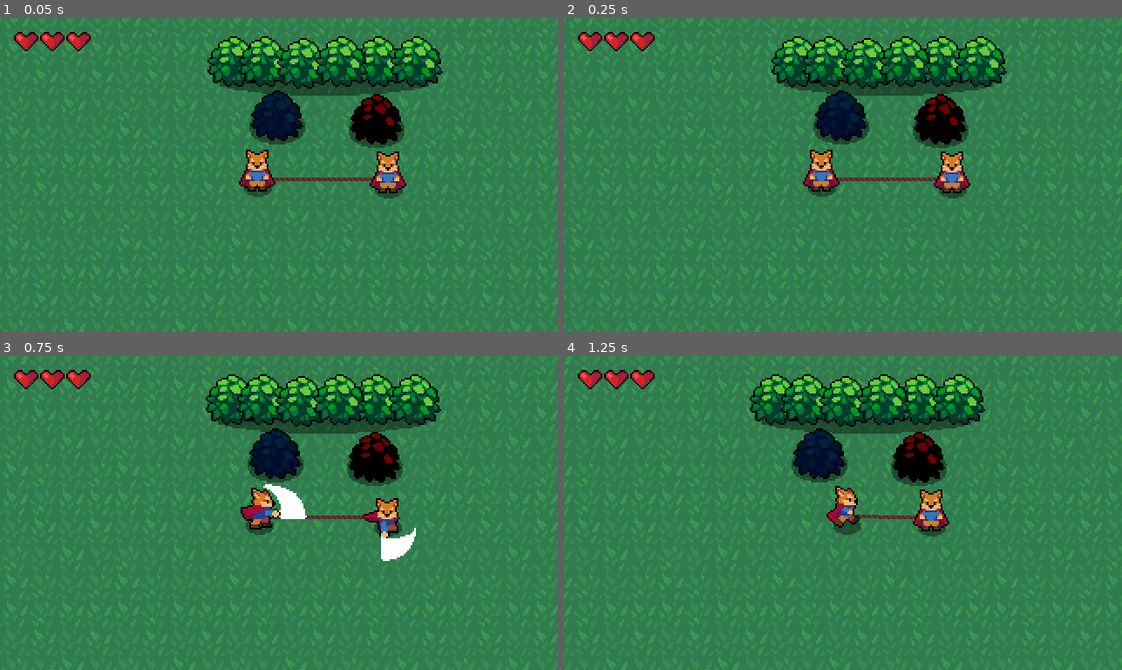
Above: before the commit, frames 1-4 (two rows, left to right).
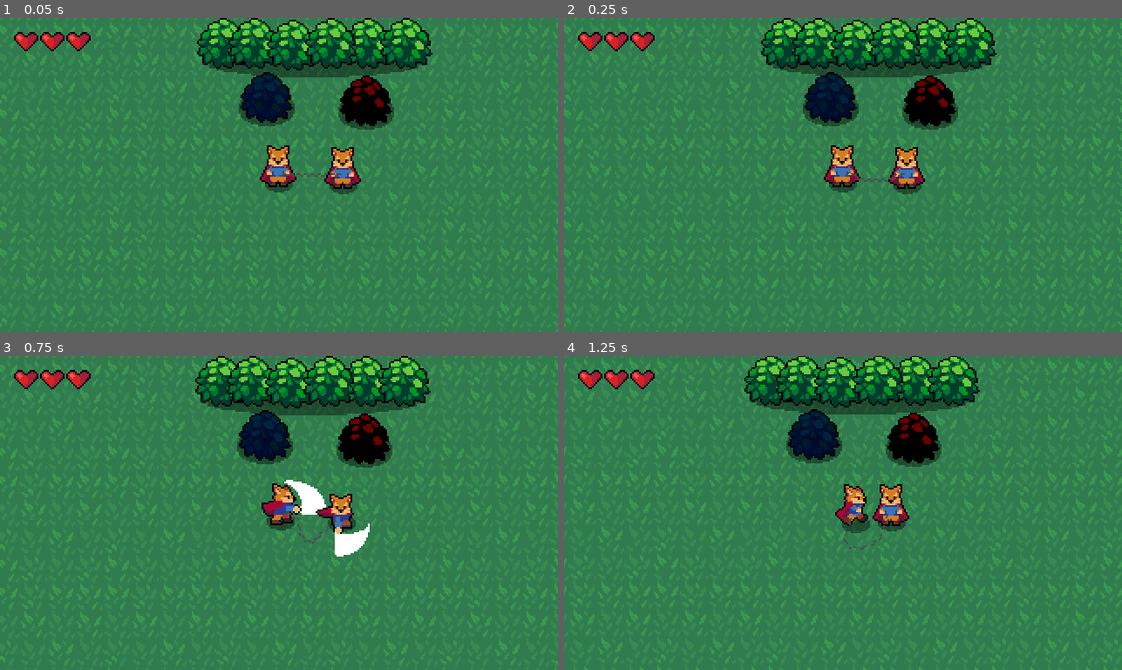
Above: after the commit, the same moments.

Repository: CaelRowley/gmtk-game-jam-2021
Game: Godot game, scene res://World.tscn
Same seed, same stepped clock (60 frames per second), same inputs: the game is played once before the commit and once after it.
Inputs (mouse positions are in pixels of both pictures, inside the frame that each line leads up to):
- Up to frame 1 (0.05 s): no input
- Up to frame 2 (0.25 s): no input
- Up to frame 3 (0.75 s): tap Enter at 0.5 s; move the mouse to (401, 497) at 0.52 s; hold D (ui_right) from 0.53 s (still down); click (401, 497) at 0.6 s
- Up to frame 4 (1.25 s): keep holding D (ui_right)

The runs differ from the first frame. In frame 1, 22% of the frame differs, in the area x 0-100%, y 0-100%; in frame 2, 22%; in frame 3, 23%; in frame 4, 23%.

Commit message:
feat: update joined players chain

Diff:
--- a/src/Level1.tscn
+++ b/src/Level1.tscn
@@ -6,9 +6,7 @@
 [ext_resource path="res://Music and Sounds/BackgroundSong.wav" type="AudioStream" id=4]
 [ext_resource path="res://UI/HealthUI.tscn" type="PackedScene" id=5]
 [ext_resource path="res://World/Barrier.tscn" type="PackedScene" id=6]
-[ext_resource path="res://Player/Rope.tscn" type="PackedScene" id=7]
-[ext_resource path="res://Player/Player2.tscn" type="PackedScene" id=8]
-[ext_resource path="res://Player/Player.tscn" type="PackedScene" id=9]
+[ext_resource path="res://Player/JoinedPlayers.tscn" type="PackedScene" id=7]
 [ext_resource path="res://World/Tree.tscn" type="PackedScene" id=10]
 
 [sub_resource type="TileSet" id=1]
@@ -485,18 +483,6 @@
 } ]
 0/z_index = 0
 
-[sub_resource type="SegmentShape2D" id=50]
-a = Vector2( 2.99997, -9.00001 )
-b = Vector2( 11, -3.62396e-05 )
-
-[sub_resource type="SegmentShape2D" id=51]
-a = Vector2( -13, 10 )
-b = Vector2( -2.99996, 10 )
-
-[sub_resource type="SegmentShape2D" id=52]
-a = Vector2( 10, -3.62396e-05 )
-b = Vector2( 3.00003, 8.99999 )
-
 [node name="World" type="Node2D"]
 position = Vector2( 5.25, 42.5 )
 
@@ -525,6 +511,9 @@
 [node name="YSort" type="YSort" parent="."]
 position = Vector2( 177, 253 )
 
+[node name="JoinedPlayers" parent="YSort" instance=ExtResource( 7 )]
+position = Vector2( 249.75, 163.5 )
+
 [node name="Barrier" parent="YSort" instance=ExtResource( 6 )]
 position = Vector2( 266.852, 2.80679 )
 
@@ -539,123 +528,6 @@
 
 [node name="CollisionShape2D" parent="YSort/Barrier/Player2Goal/Area2D" index="0"]
 position = Vector2( -23.6088, -2.10913 )
-
-[node name="Player1" parent="YSort" instance=ExtResource( 9 )]
-position = Vector2( 233.856, 156.653 )
-
-[node name="Camera2D" type="Camera2D" parent="YSort/Player1"]
-position = Vector2( 11.7852, -5.43303 )
-current = true
-smoothing_enabled = true
-
-[node name="PinJoint1" type="PinJoint2D" parent="YSort"]
-position = Vector2( 233.856, 153.653 )
-node_a = NodePath("../Player1")
-node_b = NodePath("../Rope1")
-bias = 0.5
-softness = 8.0
-
-[node name="Rope1" parent="YSort" instance=ExtResource( 7 )]
-position = Vector2( 240.856, 153.653 )
-rotation = 1.5708
-gravity_scale = 0.0
-
-[node name="StaticBody2D" type="StaticBody2D" parent="YSort/Rope1"]
-collision_layer = 64
-collision_mask = 64
-
-[node name="CollisionShape2D" type="CollisionShape2D" parent="YSort/Rope1/StaticBody2D"]
-position = Vector2( -12.9999, 21 )
-shape = SubResource( 50 )
-
-[node name="CollisionShape2D2" type="CollisionShape2D" parent="YSort/Rope1/StaticBody2D"]
-position = Vector2( 11, 11 )
-shape = SubResource( 51 )
-
-[node name="CollisionShape2D3" type="CollisionShape2D" parent="YSort/Rope1/StaticBody2D"]
-position = Vector2( 5.00004, 12 )
-shape = SubResource( 52 )
-
-[node name="PinJoint2" type="PinJoint2D" parent="YSort"]
-position = Vector2( 248.856, 153.653 )
-rotation = 1.5708
-node_a = NodePath("../Rope1")
-node_b = NodePath("../Rope2")
-bias = 0.5
-softness = 8.0
-
-[node name="Rope2" parent="YSort" instance=ExtResource( 7 )]
-position = Vector2( 255.856, 153.653 )
-rotation = 1.5708
-gravity_scale = 0.0
-
-[node name="PinJoint3" type="PinJoint2D" parent="YSort"]
-position = Vector2( 263.856, 153.653 )
-rotation = -3.14159
-node_a = NodePath("../Rope2")
-node_b = NodePath("../Rope3")
-bias = 0.5
-softness = 8.0
-
-[node name="Rope3" parent="YSort" instance=ExtResource( 7 )]
-position = Vector2( 270.856, 153.653 )
-rotation = 1.5708
-gravity_scale = 0.0
-
-[node name="PinJoint4" type="PinJoint2D" parent="YSort"]
-position = Vector2( 278.856, 153.653 )
-rotation = 3.01992e-07
-node_a = NodePath("../Rope3")
-node_b = NodePath("../Rope4")
-bias = 0.5
-softness = 8.0
-
-[node name="Rope4" parent="YSort" instance=ExtResource( 7 )]
-position = Vector2( 285.856, 153.653 )
-rotation = 1.5708
-gravity_scale = 0.0
-
-[node name="PinJoint5" type="PinJoint2D" parent="YSort"]
-position = Vector2( 293.856, 153.653 )
-rotation = 6.03983e-07
-node_a = NodePath("../Rope4")
-node_b = NodePath("../Rope5")
-bias = 0.5
-softness = 8.0
-
-[node name="Rope5" parent="YSort" instance=ExtResource( 7 )]
-position = Vector2( 300.856, 153.653 )
-rotation = 1.5708
-gravity_scale = 0.0
-
-[node name="StaticBody2D2" type="StaticBody2D" parent="YSort/Rope5"]
-position = Vector2( 6, -3.05176e-05 )
-rotation = 3.14159
-collision_layer = 128
-collision_mask = 128
-
-[node name="CollisionShape2D" type="CollisionShape2D" parent="YSort/Rope5/StaticBody2D2"]
-position = Vector2( -12.9999, 21 )
-shape = SubResource( 50 )
-
-[node name="CollisionShape2D2" type="CollisionShape2D" parent="YSort/Rope5/StaticBody2D2"]
-position = Vector2( 11, 11 )
-shape = SubResource( 51 )
-
-[node name="CollisionShape2D3" type="CollisionShape2D" parent="YSort/Rope5/StaticBody2D2"]
-position = Vector2( 5.00004, 12 )
-shape = SubResource( 52 )
-
-[node name="PinJoint6" type="PinJoint2D" parent="YSort"]
-position = Vector2( 308.856, 153.653 )
-rotation = 1.20797e-06
-node_a = NodePath("../Rope5")
-node_b = NodePath("../Player2")
-bias = 0.5
-softness = 8.0
-
-[node name="Player2" parent="YSort" instance=ExtResource( 8 )]
-position = Vector2( 308.856, 157.653 )
 
 [node name="Tree" parent="YSort" instance=ExtResource( 10 )]
 position = Vector2( 271.359, 126.674 )
--- /dev/null
+++ b/src/Player/Chain.tscn
@@ -0,0 +1,15 @@
+[gd_scene load_steps=3 format=2]
+
+[ext_resource path="res://Player/Chain.png" type="Texture" id=1]
+
+[sub_resource type="CapsuleShape2D" id=1]
+radius = 1.0
+height = 2.0
+
+[node name="RigidBody2D" type="RigidBody2D"]
+
+[node name="Sprite" type="Sprite" parent="."]
+texture = ExtResource( 1 )
+
+[node name="CollisionShape2D" type="CollisionShape2D" parent="."]
+shape = SubResource( 1 )
--- a/src/Player/JoinedPlayers.tscn
+++ b/src/Player/JoinedPlayers.tscn
@@ -3,7 +3,7 @@
 [ext_resource path="res://Player/Player.tscn" type="PackedScene" id=1]
 [ext_resource path="res://Player/Player2.tscn" type="PackedScene" id=2]
 [ext_resource path="res://Player/JoinedPlayers.gd" type="Script" id=3]
-[ext_resource path="res://Player/Rope.tscn" type="PackedScene" id=10]
+[ext_resource path="res://Player/Chain.tscn" type="PackedScene" id=4]
 
 [sub_resource type="SegmentShape2D" id=1]
 a = Vector2( 2.99997, -9.00001 )
@@ -22,111 +22,161 @@
 
 [node name="Player1" parent="." instance=ExtResource( 1 )]
 
+[node name="Camera2D" type="Camera2D" parent="Player1"]
+position = Vector2( 0, -3 )
+current = true
+smoothing_enabled = true
+
+[node name="Player2" parent="." instance=ExtResource( 2 )]
+position = Vector2( 37, 1 )
+
 [node name="PinJoint1" type="PinJoint2D" parent="."]
 position = Vector2( 0, -3 )
 node_a = NodePath("../Player1")
-node_b = NodePath("../Rope1")
+node_b = NodePath("../Chain1")
 bias = 0.5
 softness = 8.0
 
-[node name="Rope1" parent="." instance=ExtResource( 10 )]
-position = Vector2( 7, -3 )
+[node name="Chain1" parent="." instance=ExtResource( 4 )]
+position = Vector2( 2, -3 )
 rotation = 1.5708
-gravity_scale = 0.0
 
-[node name="StaticBody2D" type="StaticBody2D" parent="Rope1"]
+[node name="StaticBody2D" type="StaticBody2D" parent="Chain1"]
+position = Vector2( -2.38419e-07, -5 )
+rotation = 3.57628e-06
 collision_layer = 64
 collision_mask = 64
 
-[node name="CollisionShape2D" type="CollisionShape2D" parent="Rope1/StaticBody2D"]
+[node name="CollisionShape2D" type="CollisionShape2D" parent="Chain1/StaticBody2D"]
 position = Vector2( -12.9999, 21 )
 shape = SubResource( 1 )
 
-[node name="CollisionShape2D2" type="CollisionShape2D" parent="Rope1/StaticBody2D"]
+[node name="CollisionShape2D2" type="CollisionShape2D" parent="Chain1/StaticBody2D"]
 position = Vector2( 11, 11 )
 shape = SubResource( 2 )
 
-[node name="CollisionShape2D3" type="CollisionShape2D" parent="Rope1/StaticBody2D"]
+[node name="CollisionShape2D3" type="CollisionShape2D" parent="Chain1/StaticBody2D"]
 position = Vector2( 5.00004, 12 )
 shape = SubResource( 3 )
 
 [node name="PinJoint2" type="PinJoint2D" parent="."]
-position = Vector2( 15, -3 )
+position = Vector2( 4, -3 )
 rotation = 1.5708
-node_a = NodePath("../Rope1")
-node_b = NodePath("../Rope2")
+node_a = NodePath("../Chain1")
+node_b = NodePath("../Chain2")
 bias = 0.5
 softness = 8.0
 
-[node name="Rope2" parent="." instance=ExtResource( 10 )]
-position = Vector2( 22, -3 )
+[node name="Chain2" parent="." instance=ExtResource( 4 )]
+position = Vector2( 6, -3 )
 rotation = 1.5708
-gravity_scale = 0.0
 
 [node name="PinJoint3" type="PinJoint2D" parent="."]
-position = Vector2( 30, -3 )
+position = Vector2( 8, -3 )
 rotation = -3.14159
-node_a = NodePath("../Rope2")
-node_b = NodePath("../Rope3")
+node_a = NodePath("../Chain2")
+node_b = NodePath("../Chain3")
 bias = 0.5
 softness = 8.0
 
-[node name="Rope3" parent="." instance=ExtResource( 10 )]
-position = Vector2( 37, -3 )
+[node name="Chain3" parent="." instance=ExtResource( 4 )]
+position = Vector2( 10, -3 )
 rotation = 1.5708
-gravity_scale = 0.0
 
 [node name="PinJoint4" type="PinJoint2D" parent="."]
-position = Vector2( 45, -3 )
-rotation = 3.01992e-07
-node_a = NodePath("../Rope3")
-node_b = NodePath("../Rope4")
+position = Vector2( 12, -3 )
+rotation = 1.46071e-05
+node_a = NodePath("../Chain3")
+node_b = NodePath("../Chain4")
 bias = 0.5
 softness = 8.0
 
-[node name="Rope4" parent="." instance=ExtResource( 10 )]
-position = Vector2( 52, -3 )
+[node name="Chain4" parent="." instance=ExtResource( 4 )]
+position = Vector2( 14, -3 )
 rotation = 1.5708
-gravity_scale = 0.0
 
 [node name="PinJoint5" type="PinJoint2D" parent="."]
-position = Vector2( 60, -3 )
-rotation = 6.03983e-07
-node_a = NodePath("../Rope4")
-node_b = NodePath("../Rope5")
+position = Vector2( 16, -3 )
+rotation = -3.14159
+node_a = NodePath("../Chain4")
+node_b = NodePath("../Chain5")
 bias = 0.5
 softness = 8.0
 
-[node name="Rope5" parent="." instance=ExtResource( 10 )]
-position = Vector2( 67, -3 )
+[node name="Chain5" parent="." instance=ExtResource( 4 )]
+position = Vector2( 18, -3 )
 rotation = 1.5708
-gravity_scale = 0.0
 
-[node name="StaticBody2D2" type="StaticBody2D" parent="Rope5"]
-position = Vector2( 6, -3.05176e-05 )
+[node name="PinJoint6" type="PinJoint2D" parent="."]
+position = Vector2( 20, -3 )
+rotation = -3.14159
+node_a = NodePath("../Chain5")
+node_b = NodePath("../Chain6")
+bias = 0.5
+softness = 8.0
+
+[node name="Chain6" parent="." instance=ExtResource( 4 )]
+position = Vector2( 22, -3 )
+rotation = 1.5708
+
+[node name="PinJoint7" type="PinJoint2D" parent="."]
+position = Vector2( 24, -3 )
+rotation = -3.14159
+node_a = NodePath("../Chain6")
+node_b = NodePath("../Chain7")
+bias = 0.5
+softness = 8.0
+
+[node name="Chain7" parent="." instance=ExtResource( 4 )]
+position = Vector2( 26, -3 )
+rotation = 1.5708
+
+[node name="PinJoint8" type="PinJoint2D" parent="."]
+position = Vector2( 28, -3 )
+rotation = -3.14159
+node_a = NodePath("../Chain7")
+node_b = NodePath("../Chain8")
+bias = 0.5
+softness = 8.0
+
+[node name="Chain8" parent="." instance=ExtResource( 4 )]
+position = Vector2( 30, -3 )
+rotation = 1.5708
+
+[node name="PinJoint9" type="PinJoint2D" parent="."]
+position = Vector2( 32, -3 )
+rotation = 1.46071e-05
+node_a = NodePath("../Chain8")
+node_b = NodePath("../ChainLast")
+bias = 0.5
+softness = 8.0
+
+[node name="ChainLast" parent="." instance=ExtResource( 4 )]
+position = Vector2( 34, -3 )
+rotation = 1.5708
+
+[node name="StaticBody2D2" type="StaticBody2D" parent="ChainLast"]
+position = Vector2( 6, 5 )
 rotation = 3.14159
 collision_layer = 128
 collision_mask = 128
 
-[node name="CollisionShape2D" type="CollisionShape2D" parent="Rope5/StaticBody2D2"]
+[node name="CollisionShape2D" type="CollisionShape2D" parent="ChainLast/StaticBody2D2"]
 position = Vector2( -12.9999, 21 )
 shape = SubResource( 1 )
 
-[node name="CollisionShape2D2" type="CollisionShape2D" parent="Rope5/StaticBody2D2"]
+[node name="CollisionShape2D2" type="CollisionShape2D" parent="ChainLast/StaticBody2D2"]
 position = Vector2( 11, 11 )
 shape = SubResource( 2 )
 
-[node name="CollisionShape2D3" type="CollisionShape2D" parent="Rope5/StaticBody2D2"]
+[node name="CollisionShape2D3" type="CollisionShape2D" parent="ChainLast/StaticBody2D2"]
 position = Vector2( 5.00004, 12 )
 shape = SubResource( 3 )
 
-[node name="PinJoint6" type="PinJoint2D" parent="."]
-position = Vector2( 75, -3 )
+[node name="PinJointLast" type="PinJoint2D" parent="."]
+position = Vector2( 36, -3 )
 rotation = 1.20797e-06
-node_a = NodePath("../Rope5")
+node_a = NodePath("../ChainLast")
 node_b = NodePath("../Player2")
 bias = 0.5
 softness = 8.0
-
-[node name="Player2" parent="." instance=ExtResource( 2 )]
-position = Vector2( 75, 1 )
--- a/src/TemplateWorld.tscn
+++ b/src/TemplateWorld.tscn
@@ -6,9 +6,7 @@
 [ext_resource path="res://Music and Sounds/BackgroundSong.wav" type="AudioStream" id=4]
 [ext_resource path="res://UI/HealthUI.tscn" type="PackedScene" id=5]
 [ext_resource path="res://World/Barrier.tscn" type="PackedScene" id=6]
-[ext_resource path="res://Player/Rope.tscn" type="PackedScene" id=7]
-[ext_resource path="res://Player/Player2.tscn" type="PackedScene" id=8]
-[ext_resource path="res://Player/Player.tscn" type="PackedScene" id=9]
+[ext_resource path="res://Player/JoinedPlayers.tscn" type="PackedScene" id=7]
 
 [sub_resource type="TileSet" id=1]
 0/name = "DirtTileset.png 0"
@@ -484,18 +482,6 @@
 } ]
 0/z_index = 0
 
-[sub_resource type="SegmentShape2D" id=50]
-a = Vector2( 2.99997, -9.00001 )
-b = Vector2( 11, -3.62396e-05 )
-
-[sub_resource type="SegmentShape2D" id=51]
-a = Vector2( -13, 10 )
-b = Vector2( -2.99996, 10 )
-
-[sub_resource type="SegmentShape2D" id=52]
-a = Vector2( 10, -3.62396e-05 )
-b = Vector2( 3.00003, 8.99999 )
-
 [node name="World" type="Node2D"]
 position = Vector2( 5.25, 42.5 )
 
@@ -525,122 +511,8 @@
 [node name="Barrier" parent="YSort" instance=ExtResource( 6 )]
 position = Vector2( 529, -213.75 )
 
-[node name="Player1" parent="YSort" instance=ExtResource( 9 )]
-position = Vector2( 498.231, -138.748 )
-
-[node name="Camera2D" type="Camera2D" parent="YSort/Player1"]
-position = Vector2( 11.7852, -5.43303 )
-current = true
-smoothing_enabled = true
-
-[node name="PinJoint1" type="PinJoint2D" parent="YSort"]
-position = Vector2( 498.231, -141.748 )
-node_a = NodePath("../Player1")
-node_b = NodePath("../Rope1")
-bias = 0.5
-softness = 8.0
-
-[node name="Rope1" parent="YSort" instance=ExtResource( 7 )]
-position = Vector2( 505.231, -141.748 )
-rotation = 1.5708
-gravity_scale = 0.0
-
-[node name="StaticBody2D" type="StaticBody2D" parent="YSort/Rope1"]
-collision_layer = 64
-collision_mask = 64
-
-[node name="CollisionShape2D" type="CollisionShape2D" parent="YSort/Rope1/StaticBody2D"]
-position = Vector2( -12.9999, 21 )
-shape = SubResource( 50 )
-
-[node name="CollisionShape2D2" type="CollisionShape2D" parent="YSort/Rope1/StaticBody2D"]
-position = Vector2( 11, 11 )
-shape = SubResource( 51 )
-
-[node name="CollisionShape2D3" type="CollisionShape2D" parent="YSort/Rope1/StaticBody2D"]
-position = Vector2( 5.00004, 12 )
-shape = SubResource( 52 )
-
-[node name="PinJoint2" type="PinJoint2D" parent="YSort"]
-position = Vector2( 513.231, -141.748 )
-rotation = 1.5708
-node_a = NodePath("../Rope1")
-node_b = NodePath("../Rope2")
-bias = 0.5
-softness = 8.0
-
-[node name="Rope2" parent="YSort" instance=ExtResource( 7 )]
-position = Vector2( 520.231, -141.748 )
-rotation = 1.5708
-gravity_scale = 0.0
-
-[node name="PinJoint3" type="PinJoint2D" parent="YSort"]
-position = Vector2( 528.231, -141.748 )
-rotation = -3.14159
-node_a = NodePath("../Rope2")
-node_b = NodePath("../Rope3")
-bias = 0.5
-softness = 8.0
-
-[node name="Rope3" parent="YSort" instance=ExtResource( 7 )]
-position = Vector2( 535.231, -141.748 )
-rotation = 1.5708
-gravity_scale = 0.0
-
-[node name="PinJoint4" type="PinJoint2D" parent="YSort"]
-position = Vector2( 543.231, -141.748 )
-rotation = 3.01992e-07
-node_a = NodePath("../Rope3")
-node_b = NodePath("../Rope4")
-bias = 0.5
-softness = 8.0
-
-[node name="Rope4" parent="YSort" instance=ExtResource( 7 )]
-position = Vector2( 550.231, -141.748 )
-rotation = 1.5708
-gravity_scale = 0.0
-
-[node name="PinJoint5" type="PinJoint2D" parent="YSort"]
-position = Vector2( 558.231, -141.748 )
-rotation = 6.03983e-07
-node_a = NodePath("../Rope4")
-node_b = NodePath("../Rope5")
-bias = 0.5
-softness = 8.0
-
-[node name="Rope5" parent="YSort" instance=ExtResource( 7 )]
-position = Vector2( 565.231, -141.748 )
-rotation = 1.5708
-gravity_scale = 0.0
-
-[node name="StaticBody2D2" type="StaticBody2D" parent="YSort/Rope5"]
-position = Vector2( 6, -3.05176e-05 )
-rotation = 3.14159
-collision_layer = 128
-collision_mask = 128
-
-[node name="CollisionShape2D" type="CollisionShape2D" parent="YSort/Rope5/StaticBody2D2"]
-position = Vector2( -12.9999, 21 )
-shape = SubResource( 50 )
-
-[node name="CollisionShape2D2" type="CollisionShape2D" parent="YSort/Rope5/StaticBody2D2"]
-position = Vector2( 11, 11 )
-shape = SubResource( 51 )
-
-[node name="CollisionShape2D3" type="CollisionShape2D" parent="YSort/Rope5/StaticBody2D2"]
-position = Vector2( 5.00004, 12 )
-shape = SubResource( 52 )
-
-[node name="PinJoint6" type="PinJoint2D" parent="YSort"]
-position = Vector2( 573.231, -141.748 )
-rotation = 1.20797e-06
-node_a = NodePath("../Rope5")
-node_b = NodePath("../Player2")
-bias = 0.5
-softness = 8.0
-
-[node name="Player2" parent="YSort" instance=ExtResource( 8 )]
-position = Vector2( 573.231, -137.748 )
+[node name="JoinedPlayers" parent="YSort" instance=ExtResource( 7 )]
+position = Vector2( 515.771, -120.665 )
 
 [node name="CanvasLayer" type="CanvasLayer" parent="."]
 
@@ -654,3 +526,5 @@
 stream = ExtResource( 4 )
 volume_db = -12.0
 autoplay = true
+
+[editable path="YSort/Barrier"]
--- a/src/World.tscn
+++ b/src/World.tscn
@@ -1,6 +1,6 @@
-[gd_scene load_steps=66 format=2]
-
-[ext_resource path="res://Player/Rope.tscn" type="PackedScene" id=1]
+[gd_scene load_steps=61 format=2]
+
+[ext_resource path="res://Player/JoinedPlayers.tscn" type="PackedScene" id=1]
 [ext_resource path="res://World/Bush.tscn" type="PackedScene" id=2]
 [ext_resource path="res://World/DirtTileset.png" type="Texture" id=3]
 [ext_resource path="res://World/GrassBackground.png" type="Texture" id=4]
@@ -11,8 +11,6 @@
 [ext_resource path="res://World/Tree.tscn" type="PackedScene" id=9]
 [ext_resource path="res://Music and Sounds/BackgroundSong.wav" type="AudioStream" id=10]
 [ext_resource path="res://World/Barrier.tscn" type="PackedScene" id=11]
-[ext_resource path="res://Player/Player2.tscn" type="PackedScene" id=12]
-[ext_resource path="res://Player/Player.tscn" type="PackedScene" id=13]
 
 [sub_resource type="TileSet" id=1]
 0/name = "DirtTileset.png 0"
@@ -488,18 +486,6 @@
 } ]
 0/z_index = 0
 
-[sub_resource type="SegmentShape2D" id=50]
-a = Vector2( 2.99997, -9.00001 )
-b = Vector2( 11, -3.62396e-05 )
-
-[sub_resource type="SegmentShape2D" id=51]
-a = Vector2( -13, 10 )
-b = Vector2( -2.99996, 10 )
-
-[sub_resource type="SegmentShape2D" id=52]
-a = Vector2( 10, -3.62396e-05 )
-b = Vector2( 3.00003, 8.99999 )
-
 [node name="World" type="Node2D"]
 position = Vector2( 0, 0.25 )
 
@@ -536,123 +522,6 @@
 [node name="Barrier" parent="YSort" instance=ExtResource( 11 )]
 position = Vector2( 529, -213.75 )
 
-[node name="Player1" parent="YSort" instance=ExtResource( 13 )]
-position = Vector2( 498.231, -138.748 )
-
-[node name="Camera2D" type="Camera2D" parent="YSort/Player1"]
-position = Vector2( 11.7852, -5.43303 )
-current = true
-smoothing_enabled = true
-
-[node name="PinJoint1" type="PinJoint2D" parent="YSort"]
-position = Vector2( 498.231, -141.748 )
-node_a = NodePath("../Player1")
-node_b = NodePath("../Rope1")
-bias = 0.5
-softness = 8.0
-
-[node name="Rope1" parent="YSort" instance=ExtResource( 1 )]
-position = Vector2( 505.231, -141.748 )
-rotation = 1.5708
-gravity_scale = 0.0
-
-[node name="StaticBody2D" type="StaticBody2D" parent="YSort/Rope1"]
-collision_layer = 64
-collision_mask = 64
-
-[node name="CollisionShape2D" type="CollisionShape2D" parent="YSort/Rope1/StaticBody2D"]
-position = Vector2( -12.9999, 21 )
-shape = SubResource( 50 )
-
-[node name="CollisionShape2D2" type="CollisionShape2D" parent="YSort/Rope1/StaticBody2D"]
-position = Vector2( 11, 11 )
-shape = SubResource( 51 )
-
-[node name="CollisionShape2D3" type="CollisionShape2D" parent="YSort/Rope1/StaticBody2D"]
-position = Vector2( 5.00004, 12 )
-shape = SubResource( 52 )
-
-[node name="PinJoint2" type="PinJoint2D" parent="YSort"]
-position = Vector2( 513.231, -141.748 )
-rotation = 1.5708
-node_a = NodePath("../Rope1")
-node_b = NodePath("../Rope2")
-bias = 0.5
-softness = 8.0
-
-[node name="Rope2" parent="YSort" instance=ExtResource( 1 )]
-position = Vector2( 520.231, -141.748 )
-rotation = 1.5708
-gravity_scale = 0.0
-
-[node name="PinJoint3" type="PinJoint2D" parent="YSort"]
-position = Vector2( 528.231, -141.748 )
-rotation = -3.14159
-node_a = NodePath("../Rope2")
-node_b = NodePath("../Rope3")
-bias = 0.5
-softness = 8.0
-
-[node name="Rope3" parent="YSort" instance=ExtResource( 1 )]
-position = Vector2( 535.231, -141.748 )
-rotation = 1.5708
-gravity_scale = 0.0
-
-[node name="PinJoint4" type="PinJoint2D" parent="YSort"]
-position = Vector2( 543.231, -141.748 )
-rotation = 3.01992e-07
-node_a = NodePath("../Rope3")
-node_b = NodePath("../Rope4")
-bias = 0.5
-softness = 8.0
-
-[node name="Rope4" parent="YSort" instance=ExtResource( 1 )]
-position = Vector2( 550.231, -141.748 )
-rotation = 1.5708
-gravity_scale = 0.0
-
-[node name="PinJoint5" type="PinJoint2D" parent="YSort"]
-position = Vector2( 558.231, -141.748 )
-rotation = 6.03983e-07
-node_a = NodePath("../Rope4")
-node_b = NodePath("../Rope5")
-bias = 0.5
-softness = 8.0
-
-[node name="Rope5" parent="YSort" instance=ExtResource( 1 )]
-position = Vector2( 565.231, -141.748 )
-rotation = 1.5708
-gravity_scale = 0.0
-
-[node name="StaticBody2D2" type="StaticBody2D" parent="YSort/Rope5"]
-position = Vector2( 6, -3.05176e-05 )
-rotation = 3.14159
-collision_layer = 128
-collision_mask = 128
-
-[node name="CollisionShape2D" type="CollisionShape2D" parent="YSort/Rope5/StaticBody2D2"]
-position = Vector2( -12.9999, 21 )
-shape = SubResource( 50 )
-
-[node name="CollisionShape2D2" type="CollisionShape2D" parent="YSort/Rope5/StaticBody2D2"]
-position = Vector2( 11, 11 )
-shape = SubResource( 51 )
-
-[node name="CollisionShape2D3" type="CollisionShape2D" parent="YSort/Rope5/StaticBody2D2"]
-position = Vector2( 5.00004, 12 )
-shape = SubResource( 52 )
-
-[node name="PinJoint6" type="PinJoint2D" parent="YSort"]
-position = Vector2( 573.231, -141.748 )
-rotation = 1.20797e-06
-node_a = NodePath("../Rope5")
-node_b = NodePath("../Player2")
-bias = 0.5
-softness = 8.0
-
-[node name="Player2" parent="YSort" instance=ExtResource( 12 )]
-position = Vector2( 573.231, -137.748 )
-
 [node name="Bushes" type="YSort" parent="YSort"]
 
 [node name="Bush" parent="YSort/Bushes" instance=ExtResource( 2 )]
@@ -958,3 +827,6 @@
 stream = ExtResource( 10 )
 volume_db = -12.0
 autoplay = true
+
+[node name="Node2D" parent="." instance=ExtResource( 1 )]
+position = Vector2( 693.203, 122.151 )
Not shown: 1 places in src/Level1.tscn that only renumber resources
Binary file added: src/Player/Chain.png
Not shown, added: src/Player/Chain.png.import
Not shown: 1 places in src/TemplateWorld.tscn that only renumber resources
